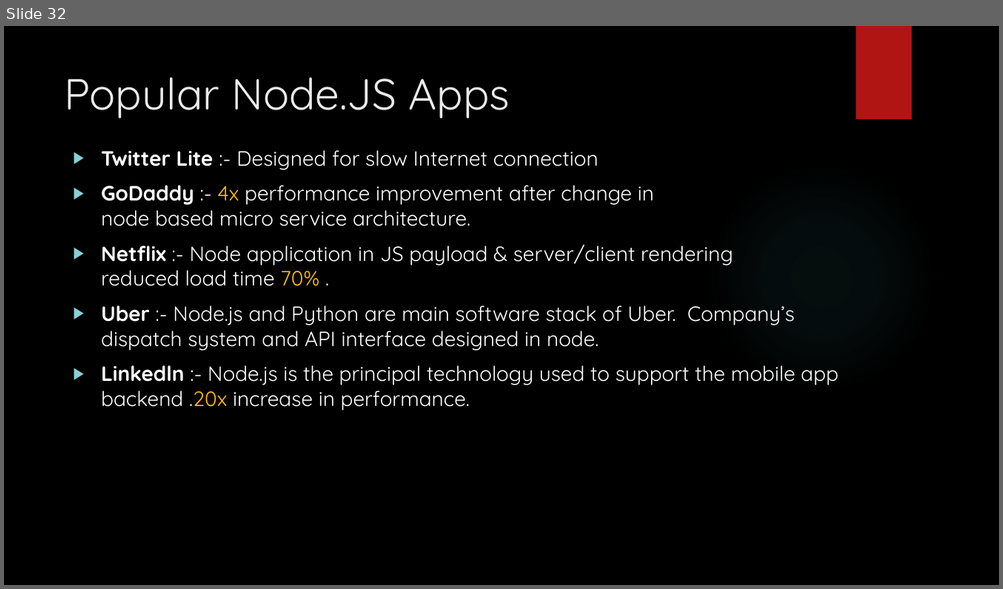
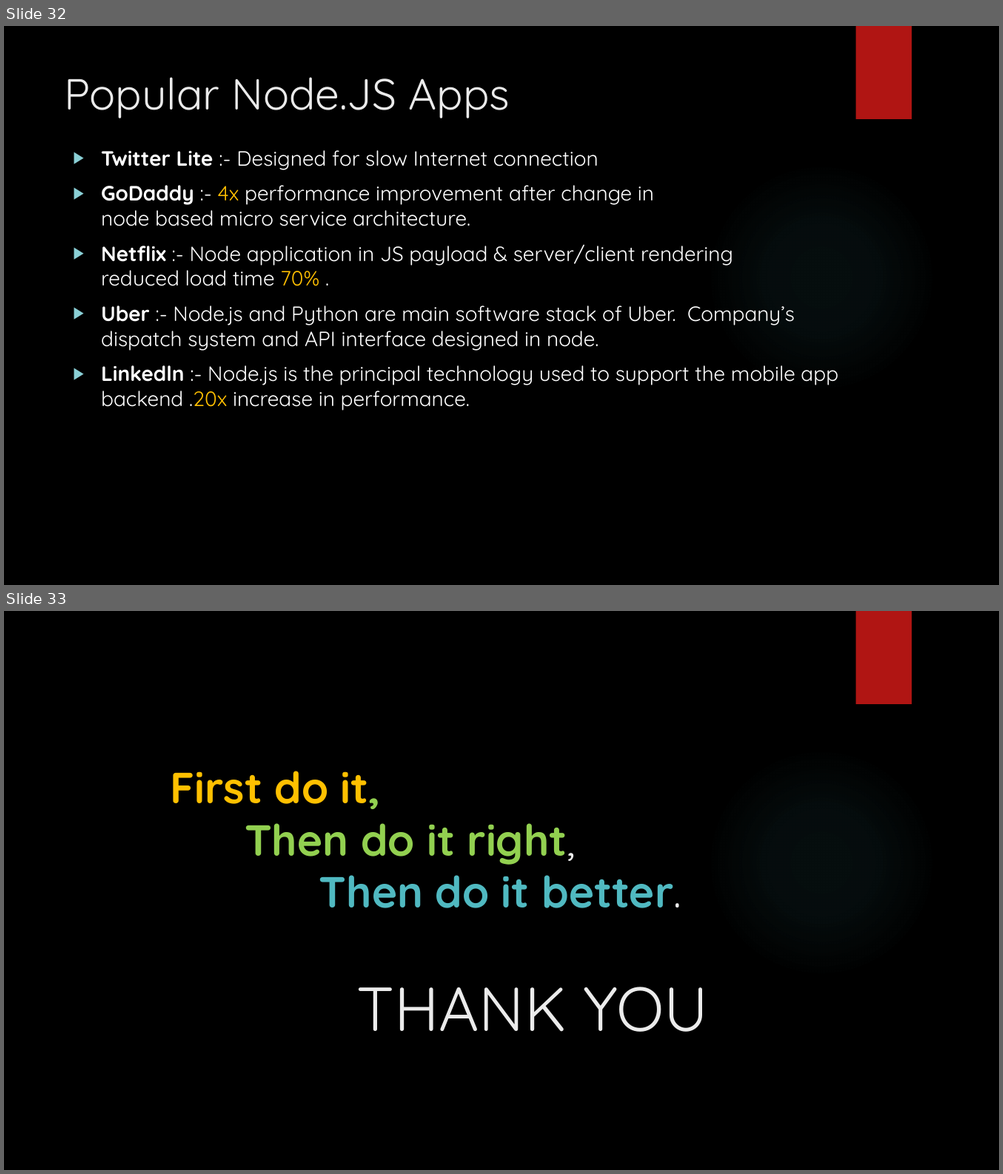
Before and after one commit to git-chinmay/my-JavaScript, a slide deck: JAVASCRPT.pptx. Shown one above the other, each under a label of ours: slide 32 before the commit, slides 32 and 33 after it. The pictures are 1003x589 and 1003x1174 pixels, drawn with LibreOffice and Linux fonts; fonts in the diff are those of the drawing; background and template pictures are left out. Boxes give left, top, right and bottom in pixels: in the first picture for what was removed or moved away, otherwise in the second. Text is boxed around its words. In the diff, an @@ line names an element or a change of style, - is before the commit and + after.

```diff
--- a/JAVASCRPT.pptx
+++ b/JAVASCRPT.pptx
@@ slide 33 added at <box>4,611,999,1170</box>, background picture (left out); not listed: 2 template elements that a slide beside it also shows @@
@@ title added at <box>170,771,708,1032</box>, 42 pt, text #92D050, bold @@
+First do it,
+Then do it right,
+Then do it better.
+THANK YOU
```
Also in this commit, not shown: 1 slide changed.
